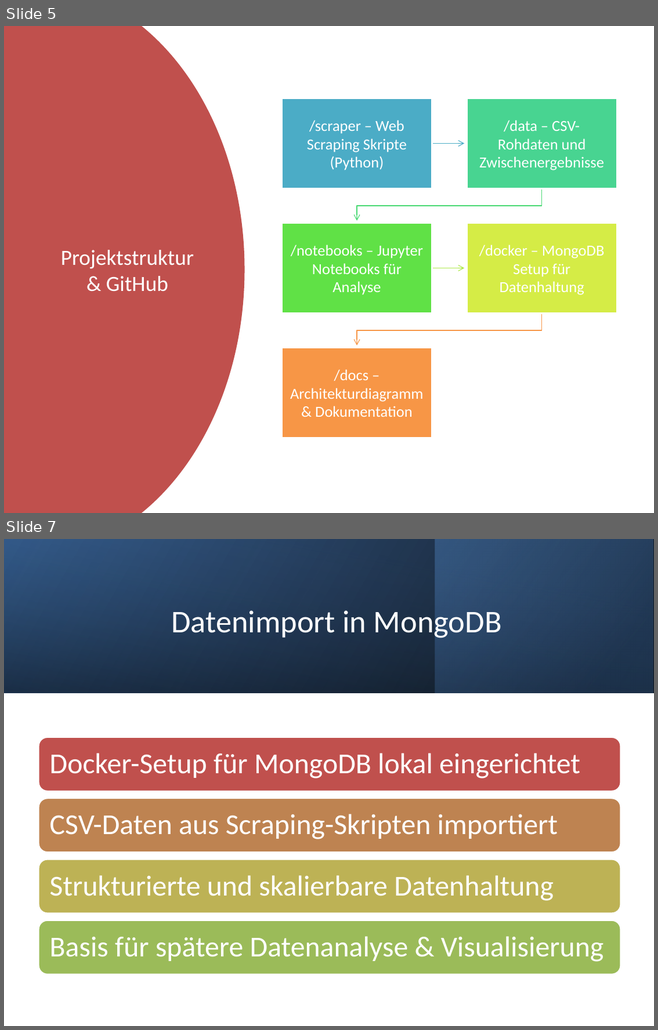
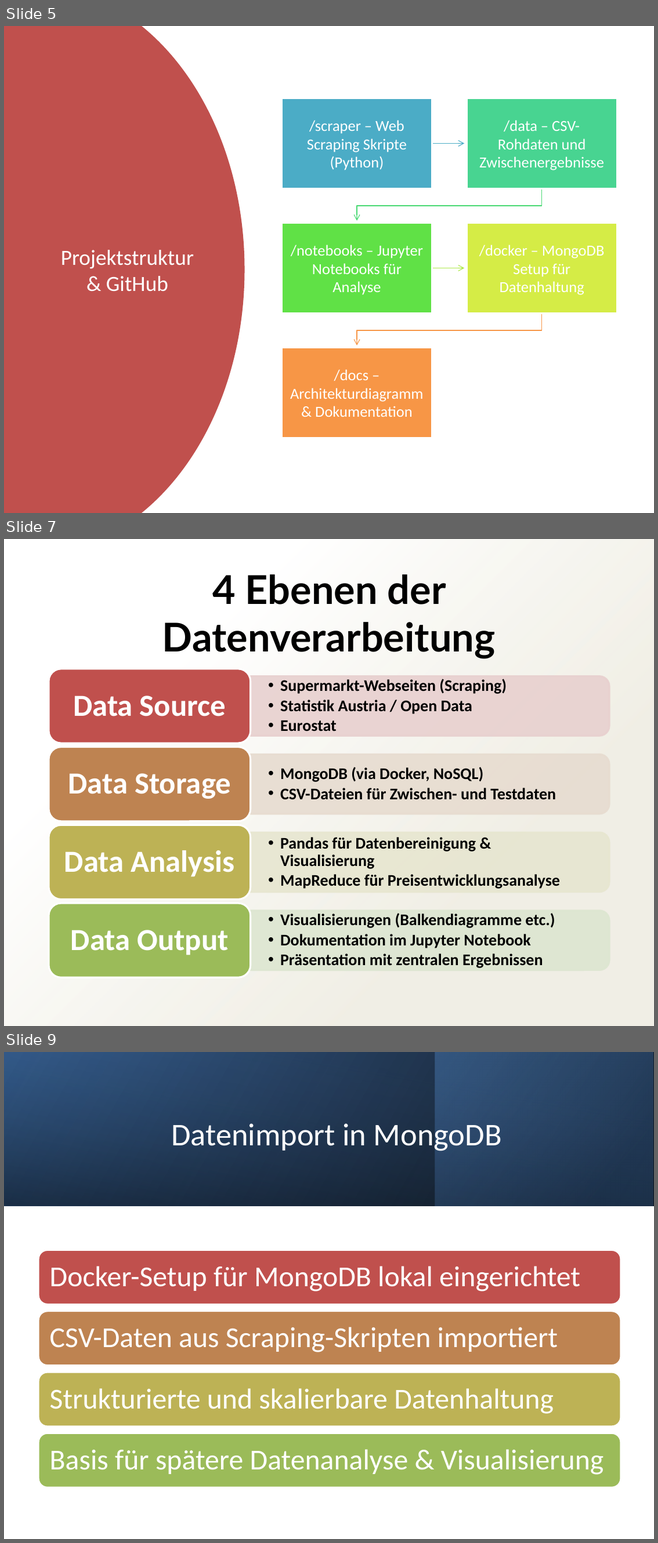
Before and after one commit to piy678/lebensmittelpreise-bigdata, a slide deck: docs/BDI_Praesentation.pptx. Shown one above the other, each under a label of ours: slides 5 and 7 before the commit, slides 5, 7 and 9 after it; the slides between them are not shown. The pictures are 658x1030 and 658x1543 pixels, drawn with LibreOffice and Linux fonts; fonts in the diff are those of the drawing; background and template pictures are left out. Boxes give left, top, right and bottom in pixels: in the first picture for what was removed or moved away, otherwise in the second. Text is boxed around its words. In the diff, an @@ line names an element or a change of style, - is before the commit and + after.

Commit message:
feature ppt new

```diff
--- a/docs/BDI_Praesentation.pptx
+++ b/docs/BDI_Praesentation.pptx
@@ slide 7 added at [4,539,654,1026], background picture (left out) @@
@@ rectangle added at [4,539,654,1026], fill gradient #EEECE1 to #FFFFFF @@
@@ title added at [162,574,495,659], 44 pt, text #000000, bold @@
+4 Ebenen der Datenverarbeitung
@@ group added at [49,669,609,978]: 8 texts, 4 round same rects, 4 rounded rectangles @@
+  • Supermarkt-Webseiten (Scraping)
+  • Statistik Austria / Open Data
+  • Eurostat
+Data Source
+  • MongoDB (via Docker, NoSQL)
+  • CSV-Dateien für Zwischen- und Testdaten
+Data Storage
+  • Pandas für Datenbereinigung & Visualisierung
+  • MapReduce für Preisentwicklungsanalyse
+Data Analysis
+  • Visualisierungen (Balkendiagramme etc.)
+  • Dokumentation im Jupyter Notebook
+  • Präsentation mit zentralen Ergebnissen
+Data Output
@@ what was slide 7 is now slide 9 @@
```
Also in this commit, not shown: 1 other slide added, 1 other file.
